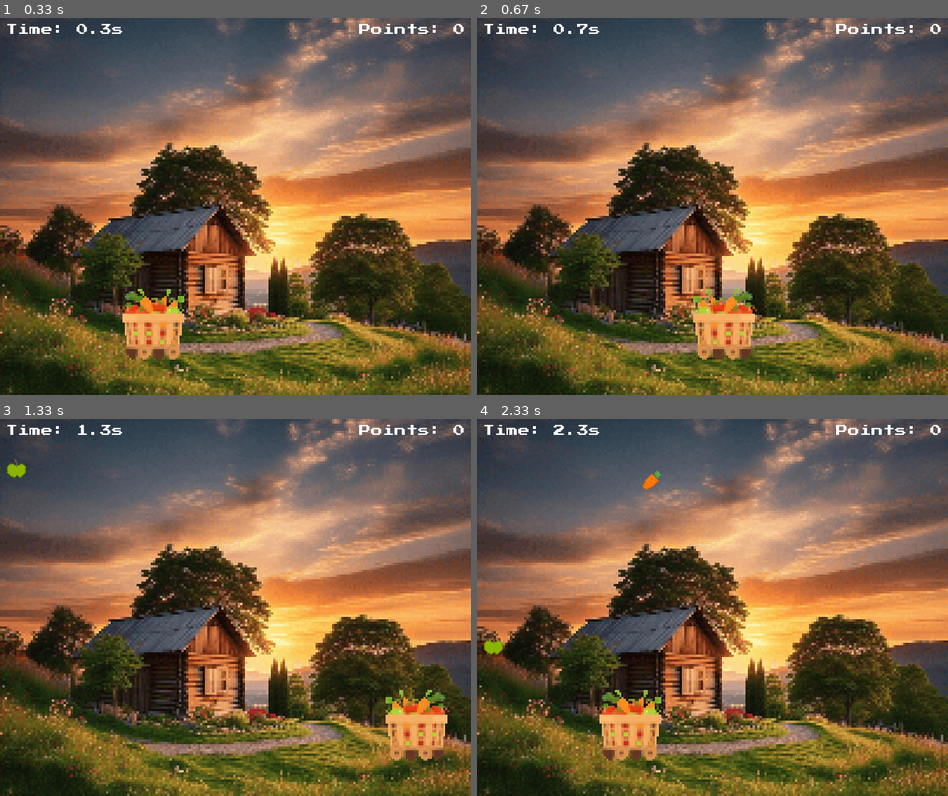
Above: before the commit, frames 1-4 (two rows, left to right).
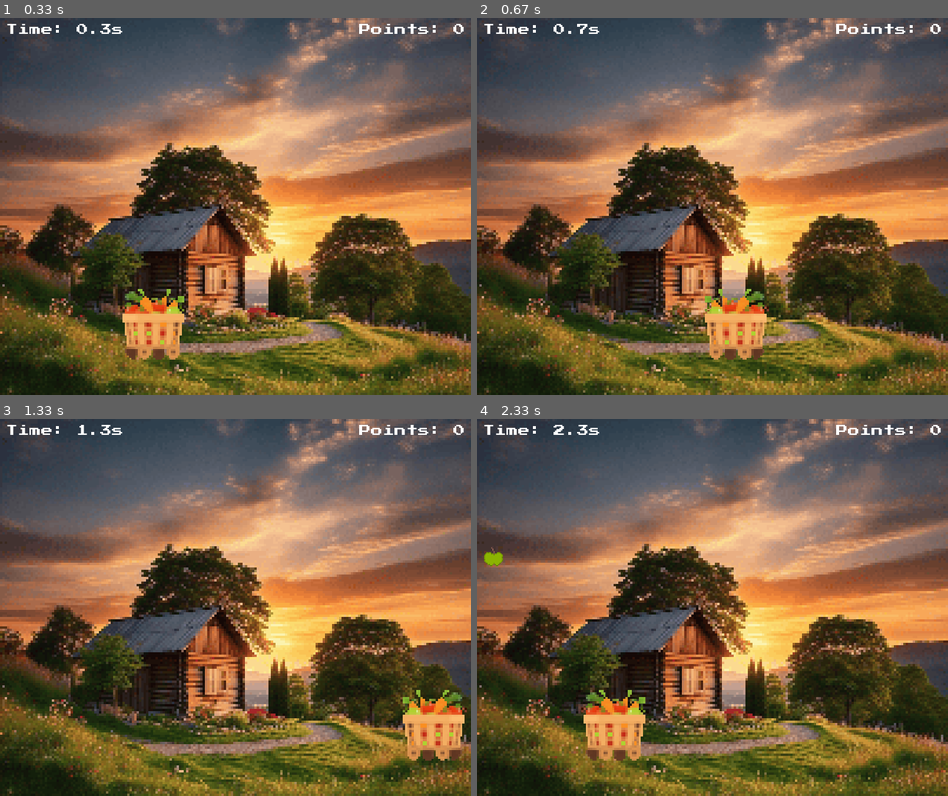
Above: after the commit, the same moments.

Repository: chickenSandwich-cpu/Fruit_Basket_pygame
Game: pygame game, started from Fruit_Basket/Fruit_Basket.py
Same seed, same stepped clock (60 frames per second), same inputs: the game is played once before the commit and once after it.
Inputs:
- Up to frame 1 (0.33 s): no input
- Up to frame 2 (0.67 s): hold Right from 0.33 s (still down)
- Up to frame 3 (1.33 s): release Right at 0.8 s; hold Right 0.83-1.3 s
- Up to frame 4 (2.33 s): hold Left 1.33-1.87 s; hold Left 1.9-2.3 s

Frame 1 is identical in both runs. In frame 2, 1.8% of the frame differs, in the area x 45-62%, y 71-91%; in frame 3, 2.1%; in frame 4, 2.3%, in the area x 1-40%, y 13-91%.

Commit message:
adjust games pacing

Diff:
--- a/Fruit_Basket/Fruit_Basket.py
+++ b/Fruit_Basket/Fruit_Basket.py
@@ -22,7 +22,7 @@
 
 # Basket properties
 BASKET_WIDTH, BASKET_HEIGHT = 120, 120
-BASKET_VEL = 8
+BASKET_VEL = 9
 
 # Fruit properties
 FRUIT_WIDTH, FRUIT_HEIGHT = 32, 32
@@ -119,7 +119,7 @@
     fruit_vel = FRUIT_VEL
 
     # Fruit spawning
-    fruit_add_increment = 1000
+    fruit_add_increment = 1500
     fruit_count = 0
 
     fruits = []
@@ -144,7 +144,7 @@
                 }
             fruits.append(fruit)
 
-            fruit_add_increment = max(600, fruit_add_increment - 75)
+            fruit_add_increment = max(600, fruit_add_increment - 50)
             fruit_count = 0
 
         for event in pygame.event.get():
